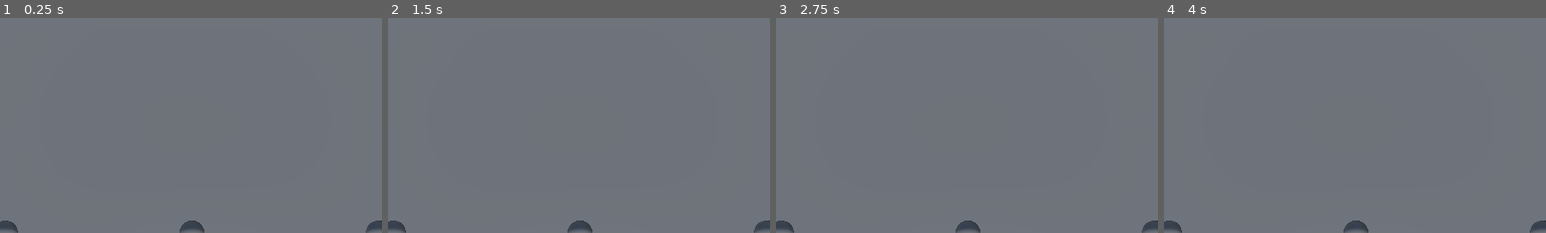
Above: before the commit, frames 1-4 (left to right).
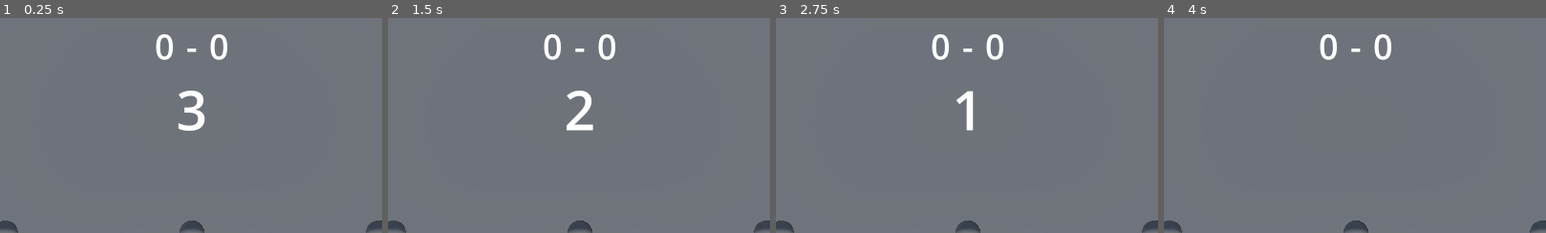
Above: after the commit, the same moments.

Repository: pietrodeluca1997/puck-smashers
Game: Godot game, scene res://Features/Arena/Levels/PrototypeArena.tscn
Two runs of this game, one before a commit and one after it. Both use one fixed random seed, a clock stepped at 60 frames per second and the inputs below.
Inputs (mouse positions are % of the whole screen's width and height, from its top left):
- Up to frame 1 (0.25 s): no input
- Up to frame 2 (1.5 s): tap Enter at 0.5 s; move the mouse to (72, 45) at 0.52 s; click (72, 45) at 0.67 s; tap Space at 1.25 s; move the mouse to (30, 55) at 1.27 s; click (30, 55) at 1.42 s
- Up to frame 3 (2.75 s): move the mouse to (60, 28) at 2.02 s; click (60, 28) at 2.17 s
- Up to frame 4 (4 s): tap Enter at 2.75 s; move the mouse to (45, 70) at 2.77 s; click (45, 70) at 2.92 s; tap Space at 3.5 s; move the mouse to (80, 65) at 3.52 s; click (80, 65) at 3.67 s
The pictures show only the part of the screen within x 25-75%, y 0-50%; the shares and areas given below are measured in that part.

The runs differ from the first frame. In frame 1, 1.3% of the frame differs, in the area x 40-60%, y 7-53%; in frame 2, 1.3%; in frame 3, 1.1%; in frame 4, 0.7%.

Commit message:
Adição do HUD da pontuação e contagem regressiva para início e reinício da partida - Recontagem após pontuação - Manuseio correto da física do jogo, congelando e descongelando a simulação nos momentos corretos.

Diff:
--- a/Features/Arena/Levels/PrototypeArena.tscn
+++ b/Features/Arena/Levels/PrototypeArena.tscn
@@ -79,20 +79,27 @@
 [sub_resource type="PlaneMesh" id="PlaneMesh_lxhs6"]
 size = Vector2(1, 4)
 
+[sub_resource type="LabelSettings" id="LabelSettings_lxhs6"]
+font_size = 72
+
+[sub_resource type="LabelSettings" id="LabelSettings_voni2"]
+font_size = 72
+
+[sub_resource type="LabelSettings" id="LabelSettings_ypwgc"]
+font_size = 114
+
 [node name="PrototypeArena" type="Node3D"]
 
-[node name="Ball" type="Node3D" parent="."]
+[node name="Ball" type="RigidBody3D" parent="."]
 transform = Transform3D(1, 0, 0, 0, 1, 0, 0, 0, 1, 0, 1, 0)
-
-[node name="RigidBody3D" type="RigidBody3D" parent="Ball"]
 axis_lock_linear_y = true
 physics_material_override = SubResource("PhysicsMaterial_voni2")
 continuous_cd = true
 
-[node name="CollisionShape3D" type="CollisionShape3D" parent="Ball/RigidBody3D"]
+[node name="CollisionShape3D" type="CollisionShape3D" parent="Ball"]
 shape = SubResource("SphereShape3D_lxhs6")
 
-[node name="SphereMesh3D" type="MeshInstance3D" parent="Ball/RigidBody3D/CollisionShape3D"]
+[node name="SphereMesh3D" type="MeshInstance3D" parent="Ball/CollisionShape3D"]
 mesh = SubResource("SphereMesh_lxhs6")
 skeleton = NodePath("../..")
 
@@ -120,19 +127,17 @@
 mesh = SubResource("SphereMesh_lxhs6")
 skeleton = NodePath("../..")
 
-[node name="Bot" type="Node3D" parent="."]
+[node name="Bot" type="RigidBody3D" parent="."]
 transform = Transform3D(1, 0, 0, 0, 1, 0, 0, 0, 1, -15, 1, 0)
-
-[node name="RigidBody3D" type="RigidBody3D" parent="Bot"]
 axis_lock_linear_y = true
 physics_material_override = SubResource("PhysicsMaterial_ypwgc")
 continuous_cd = true
 max_contacts_reported = 5
 
-[node name="CollisionShape3D" type="CollisionShape3D" parent="Bot/RigidBody3D"]
+[node name="CollisionShape3D" type="CollisionShape3D" parent="Bot"]
 shape = SubResource("SphereShape3D_lxhs6")
 
-[node name="SphereMesh3D" type="MeshInstance3D" parent="Bot/RigidBody3D/CollisionShape3D"]
+[node name="SphereMesh3D" type="MeshInstance3D" parent="Bot/CollisionShape3D"]
 mesh = SubResource("SphereMesh_lxhs6")
 skeleton = NodePath("../..")
 
@@ -267,5 +272,48 @@
 mesh = SubResource("PlaneMesh_lxhs6")
 skeleton = NodePath("../../../Player")
 
+[node name="CanvasLayer" type="CanvasLayer" parent="HUD"]
+
+[node name="MarginContainer" type="MarginContainer" parent="HUD/CanvasLayer"]
+anchors_preset = 15
+anchor_right = 1.0
+anchor_bottom = 1.0
+grow_horizontal = 2
+grow_vertical = 2
+theme_override_constants/margin_left = 10
+theme_override_constants/margin_top = 10
+theme_override_constants/margin_right = 10
+theme_override_constants/margin_bottom = 10
+
+[node name="VBoxContainer" type="VBoxContainer" parent="HUD/CanvasLayer/MarginContainer"]
+layout_mode = 2
+
+[node name="HBoxContainer" type="HBoxContainer" parent="HUD/CanvasLayer/MarginContainer/VBoxContainer"]
+layout_mode = 2
+size_flags_horizontal = 4
+size_flags_vertical = 0
+theme_override_constants/separation = 25
+
+[node name="LeftGoalScore" type="Label" parent="HUD/CanvasLayer/MarginContainer/VBoxContainer/HBoxContainer"]
+layout_mode = 2
+text = "0"
+label_settings = SubResource("LabelSettings_lxhs6")
+
+[node name="SeparatorIcon" type="Label" parent="HUD/CanvasLayer/MarginContainer/VBoxContainer/HBoxContainer"]
+layout_mode = 2
+text = "-"
+label_settings = SubResource("LabelSettings_voni2")
+
+[node name="RightGoalScore" type="Label" parent="HUD/CanvasLayer/MarginContainer/VBoxContainer/HBoxContainer"]
+layout_mode = 2
+text = "0"
+label_settings = SubResource("LabelSettings_lxhs6")
+
+[node name="StartCountdown" type="Label" parent="HUD/CanvasLayer/MarginContainer/VBoxContainer"]
+layout_mode = 2
+size_flags_horizontal = 4
+text = "3"
+label_settings = SubResource("LabelSettings_ypwgc")
+
 [connection signal="body_entered" from="Arena/LeftGoal" to="Player" method="_on_left_goal_body_entered"]
 [connection signal="body_entered" from="Arena/RightGoal" to="Player" method="_on_right_goal_body_entered"]
--- a/Features/Player/Scripts/Player.gd
+++ b/Features/Player/Scripts/Player.gd
@@ -3,13 +3,83 @@
 @onready var camera = $"../Camera3D"
 @onready var direction_and_force_bar = $"../HUD/SubViewport/ProgressBar"
 @onready var direction_and_force_bar_mesh_pivot = $"../HUD/ArrowPivot"
+@onready var left_goal_score = $"../HUD/CanvasLayer/MarginContainer/VBoxContainer/HBoxContainer/LeftGoalScore"
+@onready var right_goal_score = $"../HUD/CanvasLayer/MarginContainer/VBoxContainer/HBoxContainer/RightGoalScore"
+@onready var start_countdown_label = $"../HUD/CanvasLayer/MarginContainer/VBoxContainer/StartCountdown"
+@onready var ball: RigidBody3D = $"../Ball"
+@onready var bot: RigidBody3D = $"../Bot"
 
 var is_holding: bool = false
 var force_increase_factor: float = 50.0
 var last_mouse_world_direction: Vector3 = Vector3.ZERO
+var start_countdown_timer: Timer
+var ball_start_location: Vector3
+var player_start_location: Vector3
+var bot_start_location: Vector3
+
+func reset() -> void:
+	ball.global_position = ball_start_location
+	bot.global_position = bot_start_location
+	global_position = player_start_location
+
+	start_countdown_label.visible = true
+
+	ball.freeze_mode = RigidBody3D.FREEZE_MODE_KINEMATIC
+	ball.freeze = true
+
+	bot.freeze_mode = RigidBody3D.FREEZE_MODE_KINEMATIC
+	bot.freeze = true
+
+	freeze_mode = RigidBody3D.FREEZE_MODE_KINEMATIC
+	freeze = true
+
+	start_countdown()
+
+
+func start_countdown() -> void:
+	start_countdown_label.text = "3"
+
+	if (start_countdown_timer == null):
+		start_countdown_timer = Timer.new()
+		start_countdown_timer.wait_time = 1.0
+		start_countdown_timer.one_shot = false
+		add_child(start_countdown_timer)
+		start_countdown_timer.start()
+
+		start_countdown_timer.connect("timeout", Callable(self, "_on_countdown_timer_timeout"))
+	else:
+		start_countdown_timer.start()
+
+
+func start_game() -> void:
+	start_countdown_label.text = "GO!"
+	start_countdown_timer.stop()
+	start_countdown_label.visible = false
+
+	ball.freeze = false
+	bot.freeze = false
+	freeze = false
 
 func _ready():
+	ball_start_location = ball.global_position
+	bot_start_location = bot.global_position
+	player_start_location = global_position
+
 	direction_and_force_bar_mesh_pivot.visible = false
+
+	reset()
+
+	start_countdown()
+
+
+func _on_countdown_timer_timeout():
+	var text_number: int = int(start_countdown_label.text)
+	text_number -= 1
+
+	if (text_number == 0):
+		start_game()
+	else:
+		start_countdown_label.text = str(text_number)
 
 func _input(event: InputEvent):
 	if event is InputEventMouseButton and event.button_index == MOUSE_BUTTON_LEFT:
@@ -17,12 +87,12 @@
 			_ when event.is_pressed():
 				var result: Dictionary = get_mouse_3D_info(event.position, 2)
 				if result and result.collider and result.collider.name == "PlayerInteractArea":
-					print("crico no preier")
+
 					direction_and_force_bar_mesh_pivot.visible = true
 					is_holding = true
 
 			_ when event.is_released():
-				print("sorto o crique")
+
 				is_holding = false
 
 func _process(delta: float) -> void:
@@ -56,8 +126,14 @@
 
 
 func _on_left_goal_body_entered(body: Node3D) -> void:
-	pass
+	match body.name:
+		"Ball":
+			right_goal_score.text = str(int(right_goal_score.text) + 1)
+			reset()
 
 
 func _on_right_goal_body_entered(body: Node3D) -> void:
-	pass
+	match body.name:
+		"Ball":
+			left_goal_score.text = str(int(left_goal_score.text) + 1)
+			reset()
Not shown: 1 places in Features/Arena/Levels/PrototypeArena.tscn that only renumber resources
